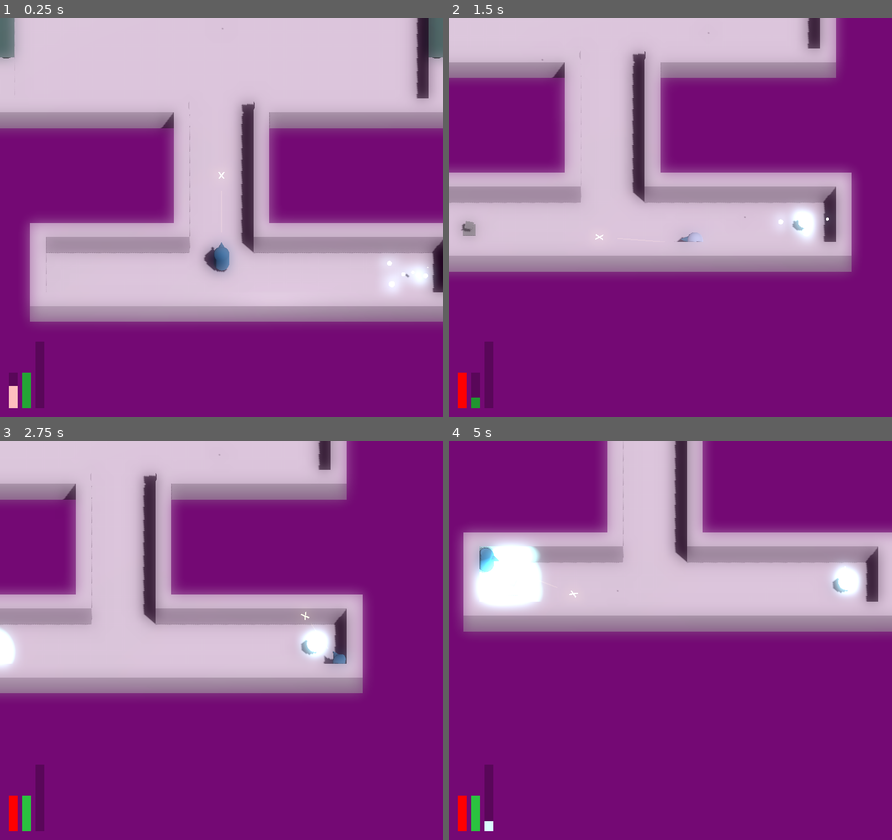
Above: before the commit, frames 1-4 (two rows, left to right).
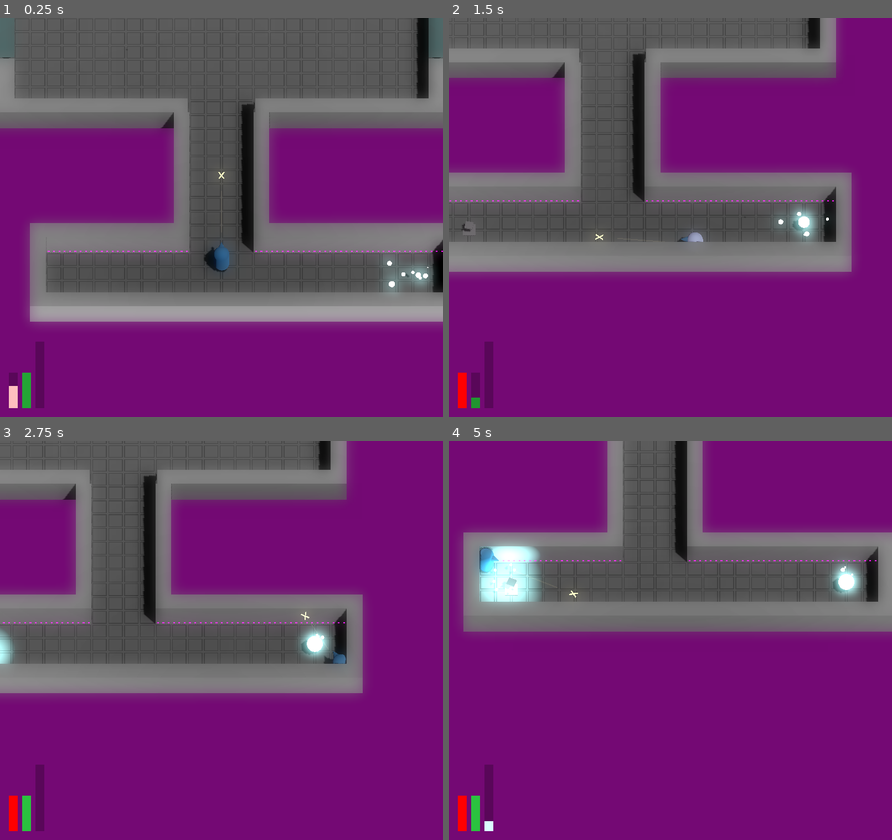
Above: after the commit, the same moments.

Repository: JackEvans24/bullet-absorb
Game: Godot game, scene res://scenes/main.tscn
The game is run twice, just before and just after one commit, with the same random seed, the same clock (stepped at 60 frames per second) and the same inputs.
Inputs (mouse positions are in pixels of both pictures, inside the frame that each line leads up to):
- Up to frame 1 (0.25 s): no input
- Up to frame 2 (1.5 s): move the mouse to (767, 197) at 0.52 s; hold D (move_right) 0.53-1.28 s; hold Ctrl (absorb) 0.53-1.28 s; move the mouse to (581, 237) at 1.27 s; hold S (move_back) from 1.28 s (still down); tap Space (dash) at 1.35 s
- Up to frame 3 (2.75 s): move the mouse to (265, 552) at 2.02 s; release S (move_back) at 2.03 s; press the mouse at (265, 552) at 2.03 s; hold D (move_right) from 2.03 s (still down)
- Up to frame 4 (5 s): move the mouse to (648, 720) at 2.77 s; release D (move_right) at 2.78 s; release the mouse at (648, 720) at 2.78 s; hold W (move_forward) 2.78-3.53 s; tap Ctrl (absorb) at 2.85 s; move the mouse to (803, 700) at 3.52 s; hold A (move_left) from 3.53 s (still down); tap Space (dash) at 3.6 s; move the mouse to (537, 580) at 4.27 s; click (537, 580) at 4.35 s

The runs differ from the first frame. In frame 1, 52% of the frame differs, in the area x 0-100%, y 0-77%; in frame 2, 39%; in frame 3, 35%; in frame 4, 29%.

Commit message:
fix: fix burster not colliding with walls

Diff:
--- a/prefabs/enemies/burster.tscn
+++ b/prefabs/enemies/burster.tscn
@@ -189,6 +189,7 @@
 transform = Transform3D(1, 0, 0, 0, 1, 0, 0, 0, 1, 0, -1, 0)
 
 [node name="Movement" type="Node3D" parent="." index="5"]
+transform = Transform3D(1, 0, 0, 0, 1, 0, 0, 0, 1, 0, 0.5, 0)
 script = ExtResource("2_1evv8")
 drift_max = 0.0
 drift_change = 0.0
